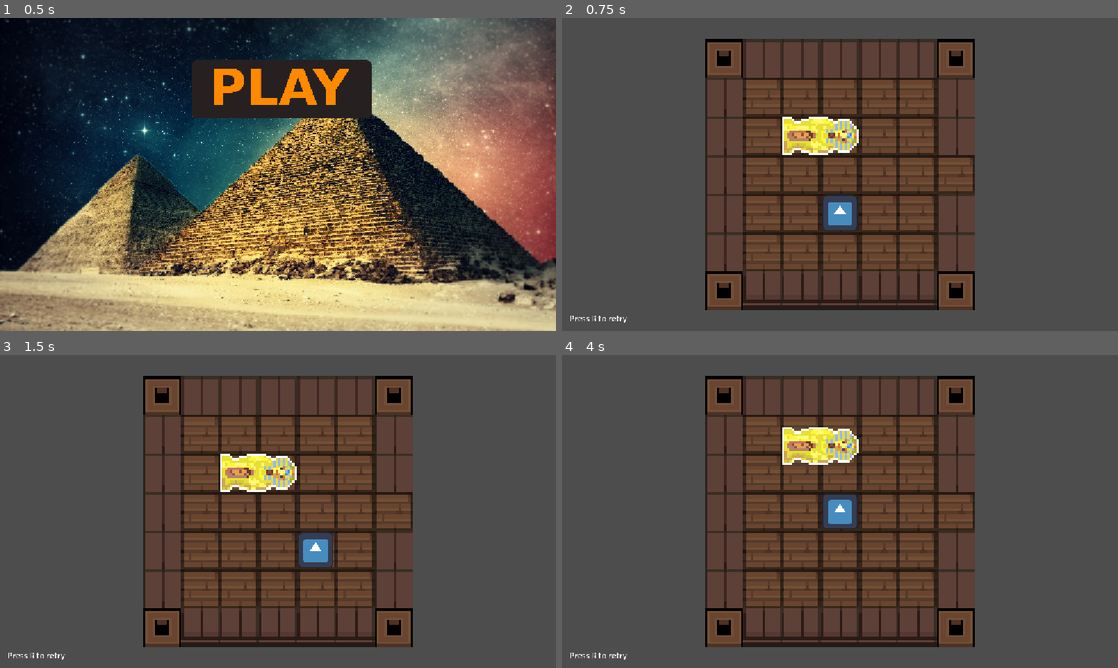
Above: before the commit, frames 1-4 (two rows, left to right).
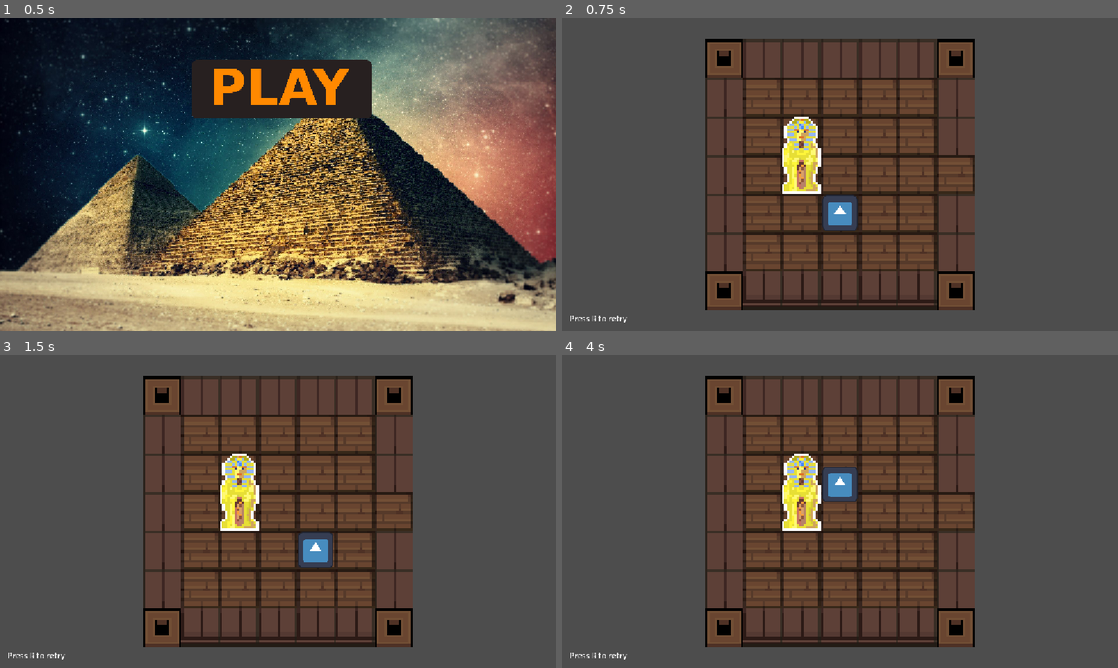
Above: after the commit, the same moments.

Repository: Hugtand2/DDUge-1
Game: Godot game, scene res://Scenes/main.tscn
Two runs of this game, one before a commit and one after it. Both use one fixed random seed, a clock stepped at 60 frames per second and the inputs below. The engine's default icon, where the game draws it, is replaced by a stand-in: a white triangle on a blue panel in a dark square.
Inputs (mouse positions are in pixels of both pictures, inside the frame that each line leads up to):
- Up to frame 1 (0.5 s): no input
- Up to frame 2 (0.75 s): click (845, 89) at 0.5 s
- Up to frame 3 (1.5 s): tap R at 1.25 s; hold Right (ui_right) from 1.28 s (still down); hold R from 1.28 s (still down)
- Up to frame 4 (4 s): release Right (ui_right) at 2.03 s; release R at 2.03 s; hold Down (ui_down) 2.03-2.78 s; tap R at 2.1, 2.75, 3.6 s; hold Right (ui_right) 2.78-3.53 s; hold R 2.78-3.53 s; hold Up (ui_up) from 3.53 s (still down)

Frame 1 is identical in both runs. In frame 2, 2.2% of the frame differs, in the area x 39-54%, y 31-57%; in frame 3, 2.2%; in frame 4, 3.9%, in the area x 39-54%, y 23-57%.

Commit message:
Fixed Raycasts for rotation
use if statement to check rotaton. OBS: You have to change manually rotation and upright bool

Diff:
--- a/Catacomb-Catastrophe/Scenes/LevelOne.tscn
+++ b/Catacomb-Catastrophe/Scenes/LevelOne.tscn
@@ -222,8 +222,7 @@
 position = Vector2(40, 56)
 
 [node name="Sarcophagus" parent="." unique_id=1514378569 node_paths=PackedStringArray("player") instance=ExtResource("5_t5ss4")]
-position = Vector2(32, 24)
-rotation = 1.5707964
+position = Vector2(24, 32)
 upright = true
 maxPushes = 1
 player = NodePath("../CharacterBody2D")
--- a/Catacomb-Catastrophe/Scripts/static_body_2d.gd
+++ b/Catacomb-Catastrophe/Scripts/static_body_2d.gd
@@ -21,9 +21,12 @@
 func push_block(dir: Vector2, raycast: RayCast2D):
 	if is_moving or not pushable:
 		return
-
-	ray_cast_2d_lower.target_position = dir * tile_size
-	ray_cast_2d_upper.target_position = dir * tile_size
+	if upright:
+		ray_cast_2d_lower.target_position = dir * tile_size
+		ray_cast_2d_upper.target_position = dir * tile_size
+	else:
+		ray_cast_2d_upper.target_position = Vector2((dir.y), -(dir.x)) * tile_size
+		ray_cast_2d_lower.target_position = Vector2((dir.y), -(dir.x)) * tile_size
 
 	ray_cast_2d_lower.force_raycast_update()
 	ray_cast_2d_upper.force_raycast_update()
